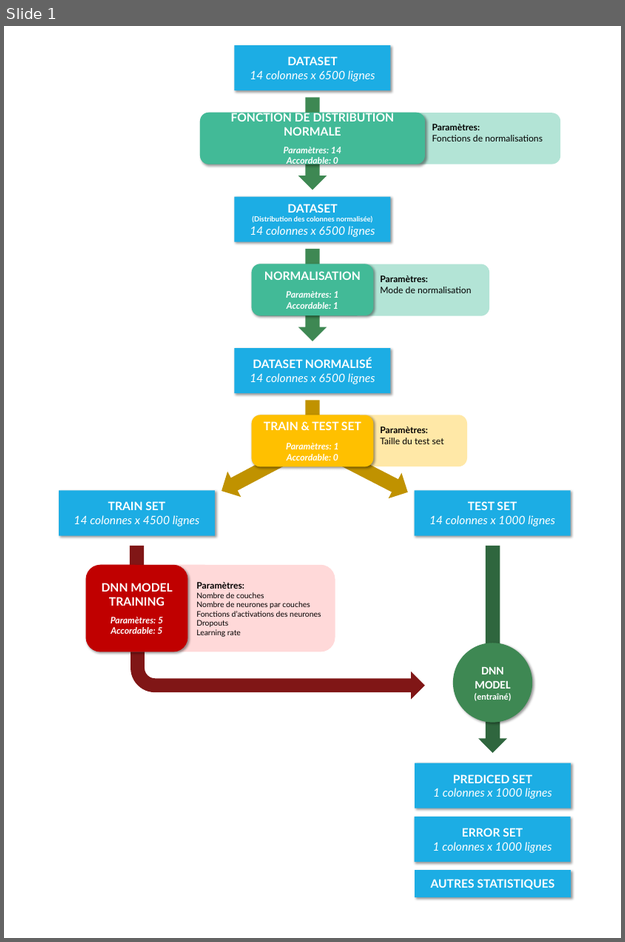
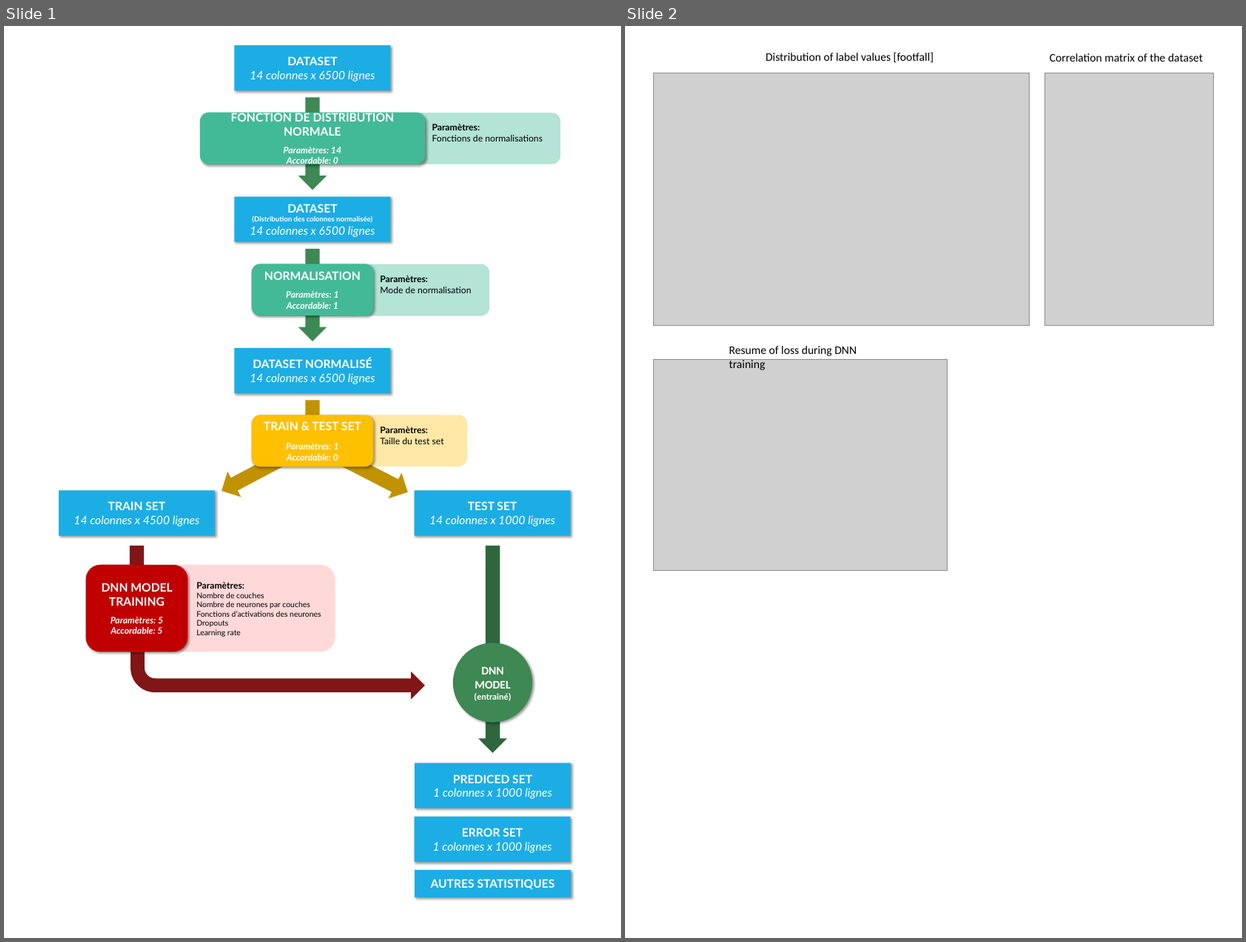
Before and after one commit to JulesPierrat/rapport-galigeo, a slide deck: images/graphs/Présentation1.pptx. Shown side by side, each under a label of ours: slide 1 before the commit, slides 1 and 2 after it. The pictures are 625x942 and 1246x942 pixels, drawn with LibreOffice and Linux fonts; fonts in the diff are those of the drawing; grey boxes stand for pictures. Boxes give left, top, right and bottom in pixels: in the first picture for what was removed or moved away, otherwise in the second. Text is boxed around its words. In the diff, an @@ line names an element or a change of style, - is before the commit and + after.

```diff
--- a/images/graphs/Présentation1.pptx
+++ b/images/graphs/Présentation1.pptx
@@ slide 2 added at (x1=625, y1=26, x2=1242, y2=938), background #FFFFFF @@
@@ text added at (x1=766, y1=52, x2=934, y2=62), 18 pt, text #000000 @@
+Distribution of label values [footfall]
@@ text added at (x1=1050, y1=53, x2=1203, y2=62), 18 pt, text #000000 @@
+Correlation matrix of the dataset
@@ picture added at (x1=653, y1=73, x2=1029, y2=325) @@
@@ picture added at (x1=1045, y1=73, x2=1214, y2=325) @@
@@ text added at (x1=729, y1=346, x2=857, y2=370), 18 pt, text #000000 @@
+Resume of loss during DNN training
@@ picture added at (x1=653, y1=359, x2=947, y2=570) @@
```
Also in this commit, not shown: 31 other files.
